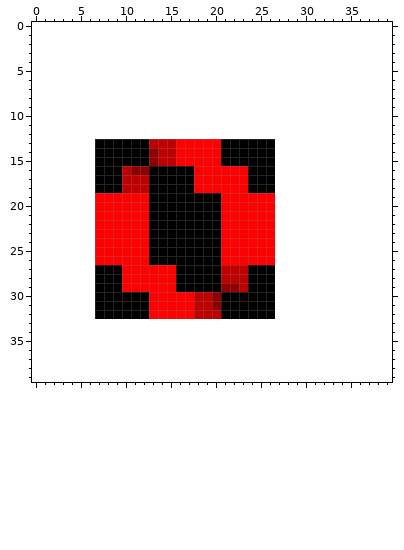
Pixel-art sprite: executables/Resources/0.png. The first picture shows the starting point.
The file is 20x20 pixels. Colours within 5 levels of each other are drawn and written as one. The old version is drawn lined up with the new one, on the new canvas.
And afterwards:
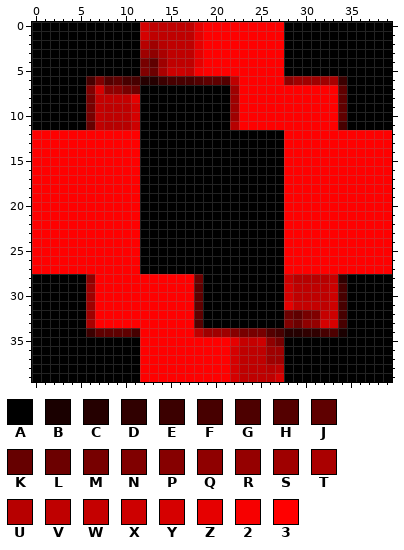
Palette (. is transparent): A #000000  B #1a0000  C #250000  D #300000  E #3b0000  F #470000  G #4d0000  H #540000  J #5f0000  K #660000  L #6c0000  M #770000  N #800000  P #860000  Q #8f0000  R #950000  S #9f0000  T #aa0000  U #b70000  V #bf0000  W #c50000  X #cd0000  Y #d60000  Z #e60000  2 #f70000  3 #ff0000
Diff:
canvas 20x20 -> 40x40, the old top-left corner now at 7,13
Changed rows in their new state; - is an unchanged pixel.
first column x 0:
 0 AAAAAAAAAAAAYVVVVVZ333333333AAAAAAAAAAAA
 1 AAAAAAAAAAAAYVVVVVZ333333333AAAAAAAAAAAA
 2 AAAAAAAAAAAAUSUVVVZ333333333AAAAAAAAAAAA
 3 AAAAAAAAAAAASQTVVVZ333333333AAAAAAAAAAAA
 4 AAAAAAAAAAAAMJSVVVZ333333333AAAAAAAAAAAA
 5 AAAAAAAAAAAANLTXXW2333333333AAAAAAAAAAAA
 6 AAAAAAFNHJFFCCEFFFHJJHV33333QSSSSTEAAAAA
 7 AAAAAANYQQMLAAAAAAAAAAS33333333333JAAAAA
 8 AAAAAAMWWWWZAAAAAAAAAAS33333333333JAAAAA
 9 AAAAAAMWVVVYAAAAAAAAAAS33333333333JAAAAA
10 AAAAAAMWVVVYAAAAAAAAAAS33333333333JAAAAA
11 AAAAAAKVUUUXAAAAAAAAAAU33333333333FAAAAA
12 333333333333AAAAAAAAAAAAAAAA333333333333
13 333333333333-AAAAAAAA------A333333333333
14 333333333333-AAAAAAAA------A333333333333
15 333333333333-AAAAAAAA------A333333333333
16 333333333333A-----AAAAAA---A333333333333
17 333333333333A-----AAAAAA---A333333333333
18 333333333333A-----AAAAAA---A333333333333
19 3333333-----A--------AAAAAAA333333333333
20 3333333-----A--------AAAAAAA333333333333
21 3333333-----A--------AAAAAAA333333333333
22 3333333-----A--------AAAAAAA333333333333
23 3333333-----A--------AAAAAAA333333333333
24 3333333-----A--------AAAAAAA333333333333
25 3333333-----A--------AAAAAAA333333333333
26 3333333-----A--------AAAAAAA333333333333
27 3333333333--AAAA-----AAA---A333333333333
28 AAAAAAQ333------33L--AAA---AXUUUUWDAAAAA
29 AAAAAAS333------33J--AAA---AYVVVVXFAAAAA
30 AAAAAAS333333-----JAA------AYVVVVXFAAAAA
31 AAAAAAS333333-----JAA------AZWWWVXFAAAAA
32 AAAAAAS333333-----JAA------ALJMNWXFAAAAA
33 AAAAAAT33333333333HAAAAAAAAANLQRYYFAAAAA
34 AAAAAAEJJJJF333333VSSSPMMMHFCCDDFGBAAAAA
35 AAAAAAAAAAAA3333333333ZWWXQMAAAAAAAAAAAA
36 AAAAAAAAAAAA3333333333YVVVSSAAAAAAAAAAAA
37 AAAAAAAAAAAA3333333333YVVVSSAAAAAAAAAAAA
38 AAAAAAAAAAAA3333333333YVVVUVAAAAAAAAAAAA
39 AAAAAAAAAAAA3333333333YVVVVYAAAAAAAAAAAA
Boxes around the changes in both pictures, in picture pixels (x1, y1, x2, y2):
changed: (32, 22, 392, 382)
